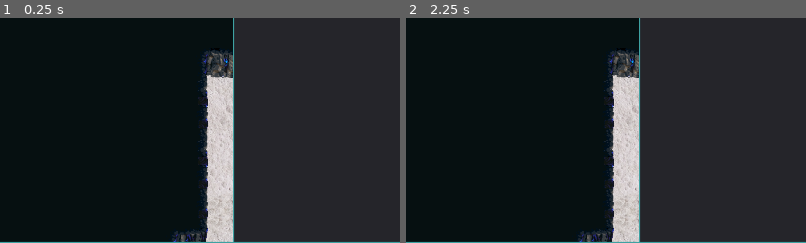
Above: before the commit, frames 1-2 (left to right).
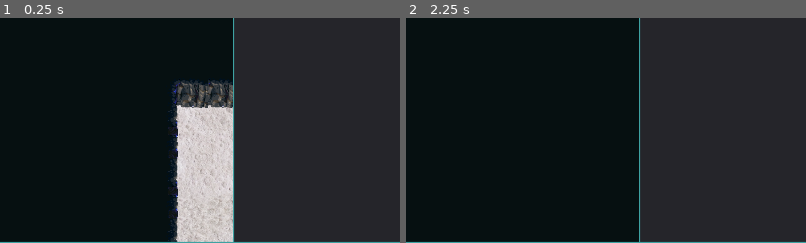
Above: after the commit, the same moments.

Repository: sarrowsmith/quasidroid
Game: Godot game, scene res://Main.tscn
The game is run twice, just before and just after one commit, with the same random seed, the same clock (stepped at 60 frames per second) and the same inputs.
Inputs (mouse positions are % of the whole screen's width and height, from its top left):
- Up to frame 1 (0.25 s): no input
- Up to frame 2 (2.25 s): tap Enter at 0.5, 2 s; move the mouse to (72, 45) at 0.52 s; hold L (move_right) 0.53-1.28 s; tap Backspace at 0.6 s; click (72, 45) at 0.67 s; tap Space at 1.25 s; move the mouse to (30, 55) at 1.27 s; hold J (move_down) 1.28-2.03 s; tap U at 1.35 s; move the mouse to (60, 28) at 2.02 s; hold L (move_right) from 2.03 s (still down); tap Z at 2.1 s
The pictures show only the part of the screen within x 43-93%, y 50-100%; the shares and areas given below are measured in that part.

The runs differ from the first frame. In frame 1, 7.5% of the frame differs, in the area x 42-59%, y 14-100%; in frame 2, 6.2%.
Error before the commit: Parse Error: The identifier "points_of_interest" isn't declared in the current scope. (res://levels/Level.gd:61)
Error after the commit: Attempt to call function 'change_level' in base 'null instance' on a null instance. (res://Main.gd:12)

Commit message:
Right Levels scripts

Diff:
--- a/levels/Level.gd
+++ b/levels/Level.gd
@@ -44,7 +44,7 @@
 		return
 	seed(level_seed)
 	$Map.generate()
-	place_points_of_interest()
+	place_specials()
 	children = [null, null]
 	if level < 7:
 		for i in [Prototype.CAVES, Prototype.ROOMS]:
@@ -57,14 +57,25 @@
 				break
 
 
-func place_points_of_interest():
-	for p in points_of_interest:
-		while points_of_interest[p] == null:
+func place_specials():
+	while len(lifts) < (3 if rooms else 2):
+		while true:
 			var probe = Vector2(
 				Util.randi_range(1, $Map.map_w - 1),
 				Util.randi_range(1, $Map.map_h - 1))
 			if check_nearby(probe.x, probe.y, 2) == 0:
-				points_of_interest[p] = probe
+				lifts.append(new_lift(probe))
+				break
+	var n_access = Util.randi_range(5, 9)
+	for _i in n_access:
+		while true:
+			var probe = Vector2(
+				Util.randi_range(1, $Map.map_w - 1),
+				Util.randi_range(1, $Map.map_h - 1))
+			var adjacencies = check_nearby(probe.x, probe.y, 1)
+			if 0 < adjacencies and adjacencies < 5:
+				access[probe] = new_feature(probe, Prototype.ACCESS)
+				break
 
 
 func check_nearby(x, y, r):
